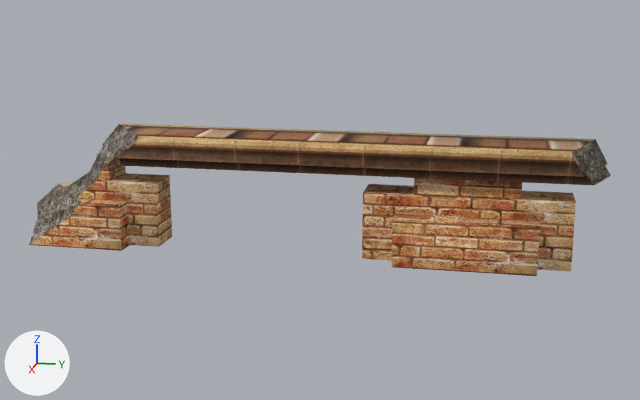
The glTF model Project/area/stage/1 sand oasis/data/environment/object/model/platform/BridgeRailing.gltf: old version first, new version second.
One viewpoint serves both versions: a camera (50 mm lens) standing at (6.74, 1.56, 1.64) and looking at (-0.03, 0.2, -0.05). Every picture has the same lights, and +X, +Y and +Z are marked at lower left. Vertices at the same position are counted once.

The scene before the commit, as lines of its bpy script (objects in view):
```python
mat_bedrock_gray = principled_material('Bedrock Gray')
mat_bedrock_gray.texture = img_bedrock_gray
mat_bedrock_gray.roughness = 1.0
mat_brick_red = principled_material('Brick Red')
mat_brick_red.texture = img_brick_red
mat_brick_red.roughness = 1.0
mat_bridge_atlas = principled_material('Bridge Atlas')
mat_bridge_atlas.texture = img_bridge_atlas
mat_bridge_atlas.roughness = 1.0
me_bridgerailingmesh = bpy.data.meshes.new('BridgeRailingMesh')
me_bridgerailingmesh.from_pydata(...)  # 78 vertices, 132 faces; spans x -0.32..0.32, y -2.43..2.43, z -0.46..0.46
# faces by material slot: [82, 24, 26]
me_bridgerailingmesh.materials.append(mat_brick_red)  # picture img_brick_red
me_bridgerailingmesh.materials.append(mat_bridge_atlas)  # picture img_bridge_atlas
me_bridgerailingmesh.materials.append(mat_bedrock_gray)  # picture img_bedrock_gray
# before: 33 (-0.15, -1.82, 0.07) at pixel (89, 171), 57 (0.15, -1.8, -0.08) at pixel (76, 197), 58 (-0.15, -2.06, -0.08) at pixel (65, 188), 77 (0.13, -2.01, -0.33) at pixel (56, 224)
ob_bridgerailingmesh = bpy.data.objects.new('BridgeRailingMesh', me_bridgerailingmesh)
ob_bridgerailingmesh.location = (0.0, 0.0, 0.0)
```
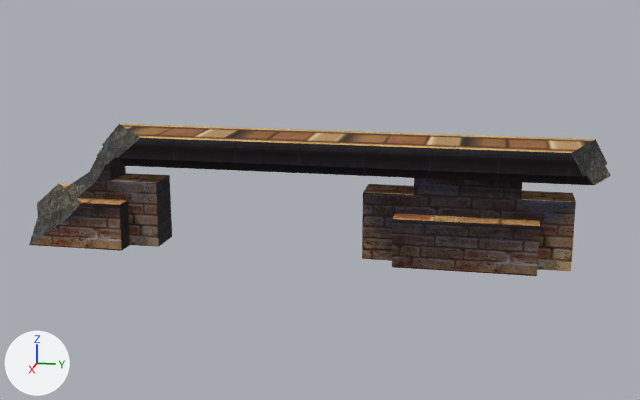
What differs and where, as boxes [x1, y1, x2, y2] in the pictures (640 x 400 px; the box of a moved part takes in the faces that stretch with it):
'BridgeRailingMesh', recoloured, surface changed
    both: [29, 124, 604, 276]
part 1 of me_bridgerailingmesh, moved or reshaped
    both: [57, 172, 89, 224]

Edits to the bpy script that builds the scene:
```text
Change mat_brick_red:
    add n3 = _N.new('ShaderNodeMix'); n3.name = 'Mix'
    add n3.data_type = 'RGBA'
    add n3.blend_type = 'MULTIPLY'
    add n3.inputs[0].default_value = 1.0  # 'Factor'
    add n4 = _N.new('ShaderNodeVertexColor'); n4.name = 'Color Attribute'
    where n2 = _N.new('ShaderNodeTexImage'); n2.name = 'Image Texture'
    where n0 = _N.new('ShaderNodeBsdfPrincipled'); n0.name = 'Principled BSDF'
    remove _L.new(n2.outputs[0], n0.inputs[0])  # 'Color' to 'Base Color'
    add _L.new(n3.outputs[2], n0.inputs[0])  # 'Result' to 'Base Color'
    add _L.new(n4.outputs[0], n3.inputs[7])  # 'Color' to 'B'
    add _L.new(n2.outputs[0], n3.inputs[6])  # 'Color' to 'A'
Change mat_bridge_atlas:
    add n3 = _N.new('ShaderNodeMix'); n3.name = 'Mix'
    add n3.data_type = 'RGBA'
    add n3.blend_type = 'MULTIPLY'
    add n3.inputs[0].default_value = 1.0  # 'Factor'
    add n4 = _N.new('ShaderNodeVertexColor'); n4.name = 'Color Attribute'
    where n2 = _N.new('ShaderNodeTexImage'); n2.name = 'Image Texture'
    where n0 = _N.new('ShaderNodeBsdfPrincipled'); n0.name = 'Principled BSDF'
    remove _L.new(n2.outputs[0], n0.inputs[0])  # 'Color' to 'Base Color'
    add _L.new(n3.outputs[2], n0.inputs[0])  # 'Result' to 'Base Color'
    add _L.new(n4.outputs[0], n3.inputs[7])  # 'Color' to 'B'
    add _L.new(n2.outputs[0], n3.inputs[6])  # 'Color' to 'A'
Change mat_bedrock_gray:
    add n3 = _N.new('ShaderNodeMix'); n3.name = 'Mix'
    add n3.data_type = 'RGBA'
    add n3.blend_type = 'MULTIPLY'
    add n3.inputs[0].default_value = 1.0  # 'Factor'
    add n4 = _N.new('ShaderNodeVertexColor'); n4.name = 'Color Attribute'
    where n2 = _N.new('ShaderNodeTexImage'); n2.name = 'Image Texture'
    where n0 = _N.new('ShaderNodeBsdfPrincipled'); n0.name = 'Principled BSDF'
    remove _L.new(n2.outputs[0], n0.inputs[0])  # 'Color' to 'Base Color'
    add _L.new(n3.outputs[2], n0.inputs[0])  # 'Result' to 'Base Color'
    add _L.new(n4.outputs[0], n3.inputs[7])  # 'Color' to 'B'
    add _L.new(n2.outputs[0], n3.inputs[6])  # 'Color' to 'A'
Change me_bridgerailingmesh:
    where me_bridgerailingmesh.from_pydata(...)  # 78 vertices, 132 faces; spans x -0.32..0.32, y -2.43..2.43, z -0.46..0.46
    used by ob_bridgerailingmesh; location = (0.0, 0.0, 0.0)
    verts and faces of me_bridgerailingmesh; kept vertices keep their numbers, new ones are numbered from 78
    me_bridgerailingmesh part 1
    add delete_faces([(33, 58, 77), (33, 77, 57)])
    add faces += [(57, 58, 77), (33, 58, 57)]  # mat_bedrock_gray
    me_bridgerailingmesh part 2: the surface is now shaded flat
```
